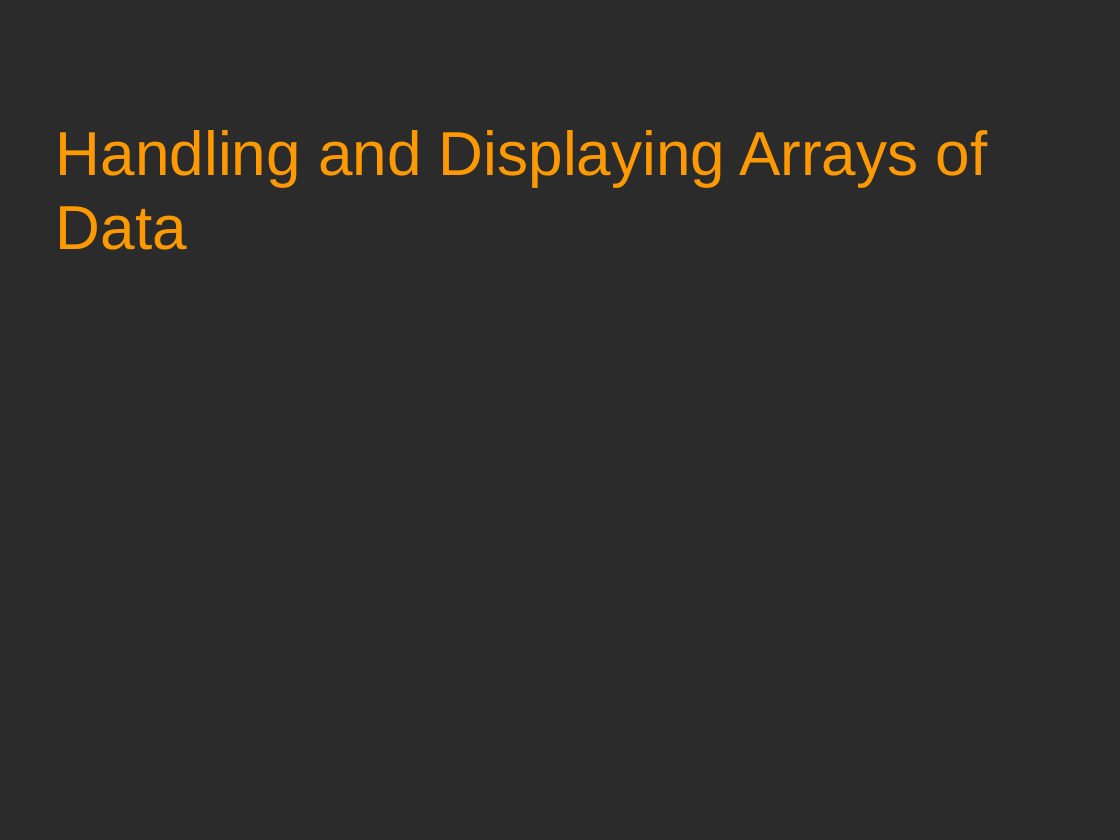
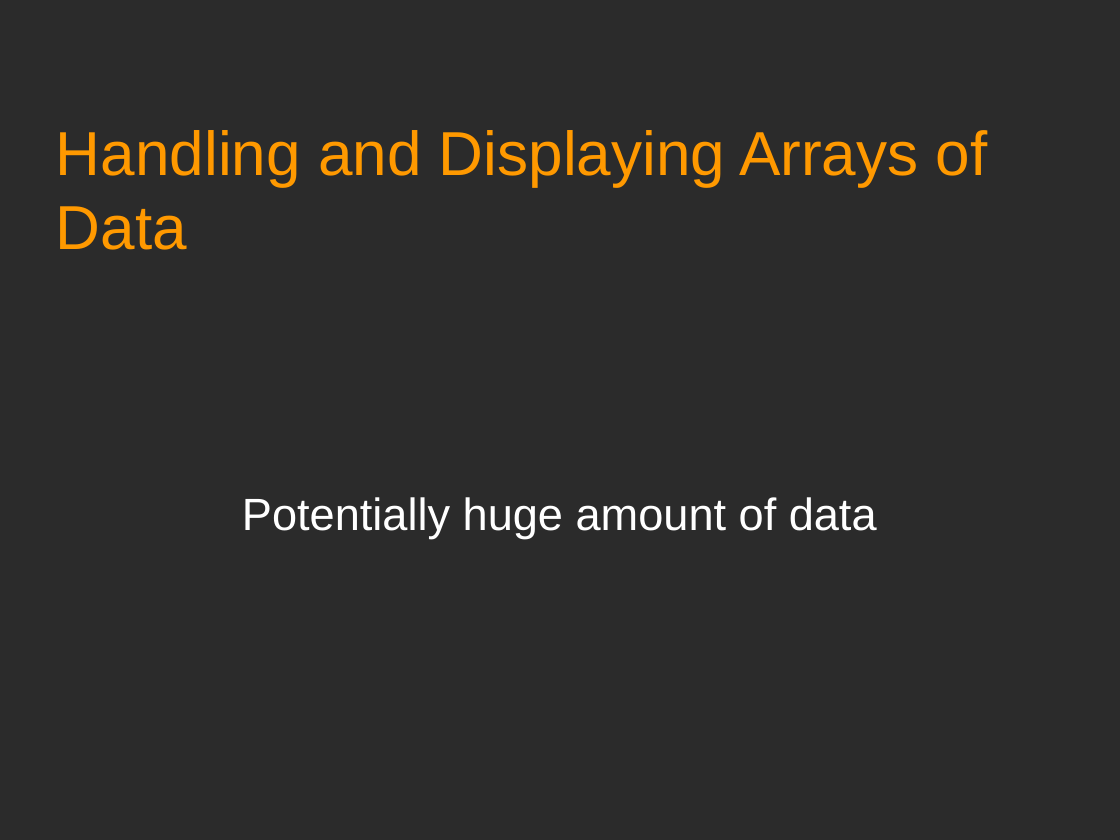
Before and after one commit to Academy-Soft-Intellect/Android-Programming-for-Beginners, a slide deck: slide 1 of 13_Handling_and_Displaying_Arrays_of_Data.odp. Drawn at 1120x840 pixels with LibreOffice and Linux fonts; fonts in the diff are those of the drawing; background and template pictures are left out; a plain dark background stands for a picture behind light text. Boxes give left, top, right and bottom in pixels: in the first picture for what was removed or moved away, otherwise in the second. Text is boxed around its words. In the diff, an @@ line names an element or a change of style, - is before the commit and + after.

```diff
--- a/13_Handling_and_Displaying_Arrays_of_Data.odp
+++ b/13_Handling_and_Displaying_Arrays_of_Data.odp
@@ subtitle added at [242,497,877,538], 32 pt, text #FFFFFF @@
+Potentially huge amount of data
```
Also in this commit, not shown: 1 other slide changed, 8 slides added.
